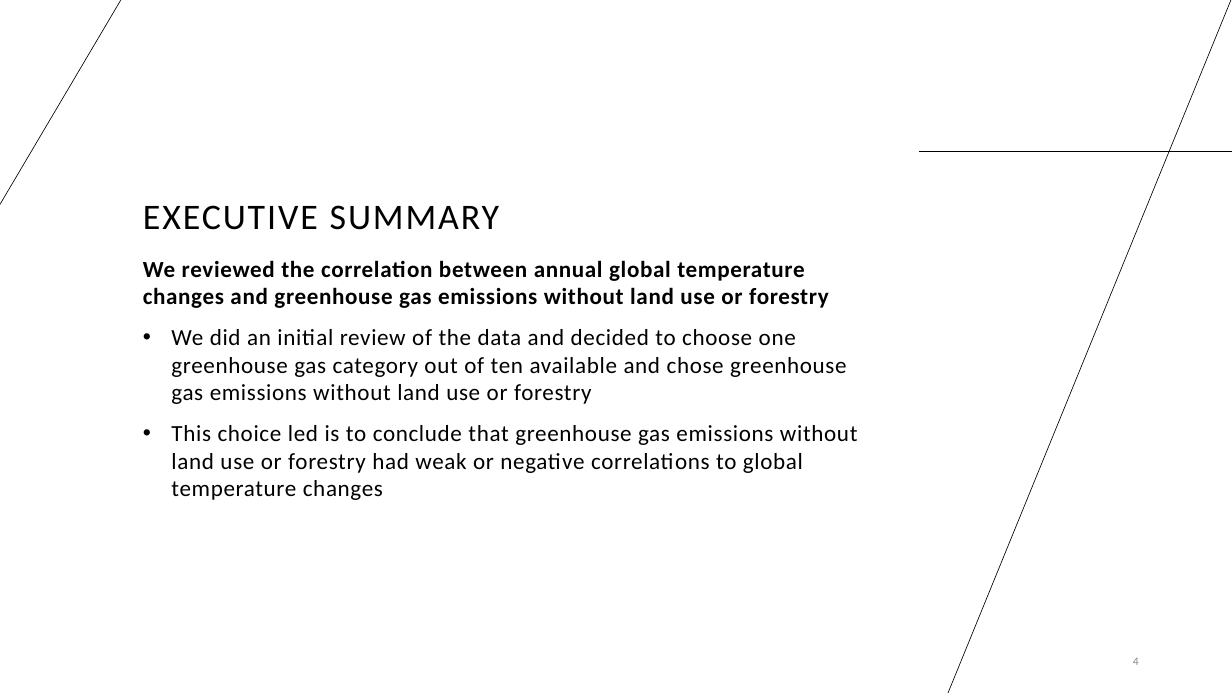
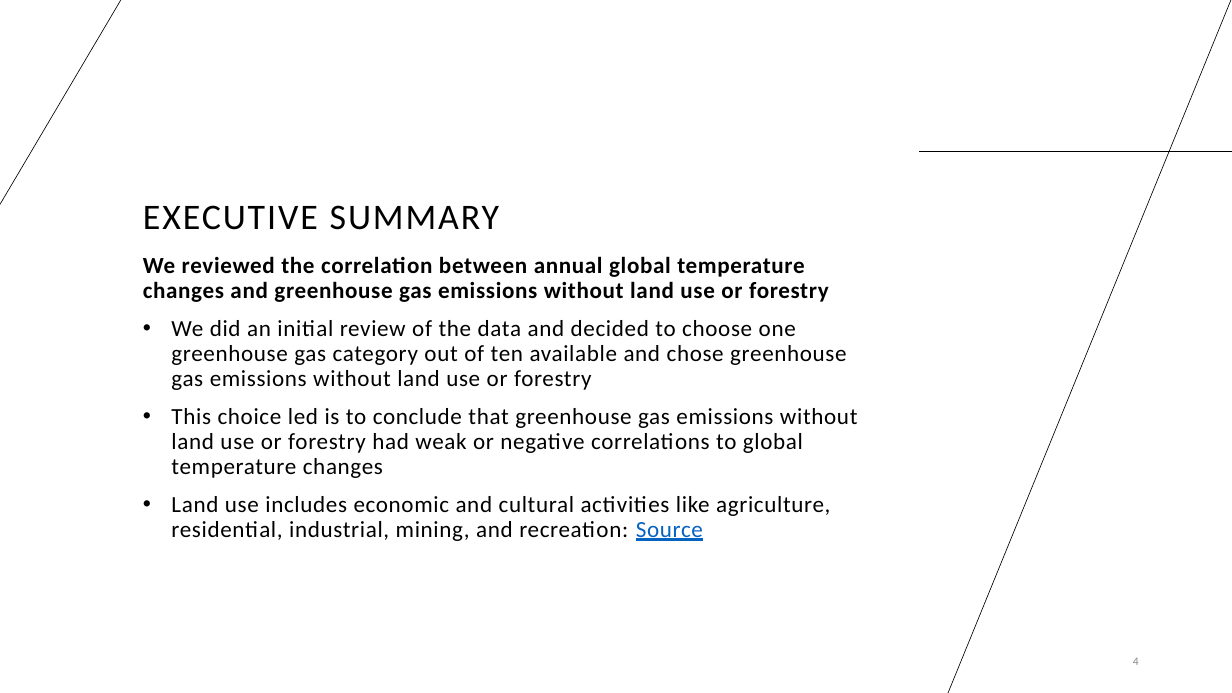
Before and after one commit to LaserLon/EDA, a slide deck: slide 4 of Project/Group_1_EDA_Presentation.pptx. Drawn at 1232x693 pixels with LibreOffice and Linux fonts; fonts in the diff are those of the drawing. Boxes give left, top, right and bottom in pixels: in the first picture for what was removed or moved away, otherwise in the second. Text is boxed around its words. In the diff, an @@ line names an element or a change of style, - is before the commit and + after.

```diff
--- a/Project/Group_1_EDA_Presentation.pptx
+++ b/Project/Group_1_EDA_Presentation.pptx
@@ text at [143,256,858,478]: line spacing 1 to 0.9 @@
@@ text at [171,496,830,541]: paragraph added @@
+  • Land use includes economic and cultural activities like agriculture, residential, industrial, mining, and recreation: Source
```
Also in this commit, not shown: 1 other slide changed.
